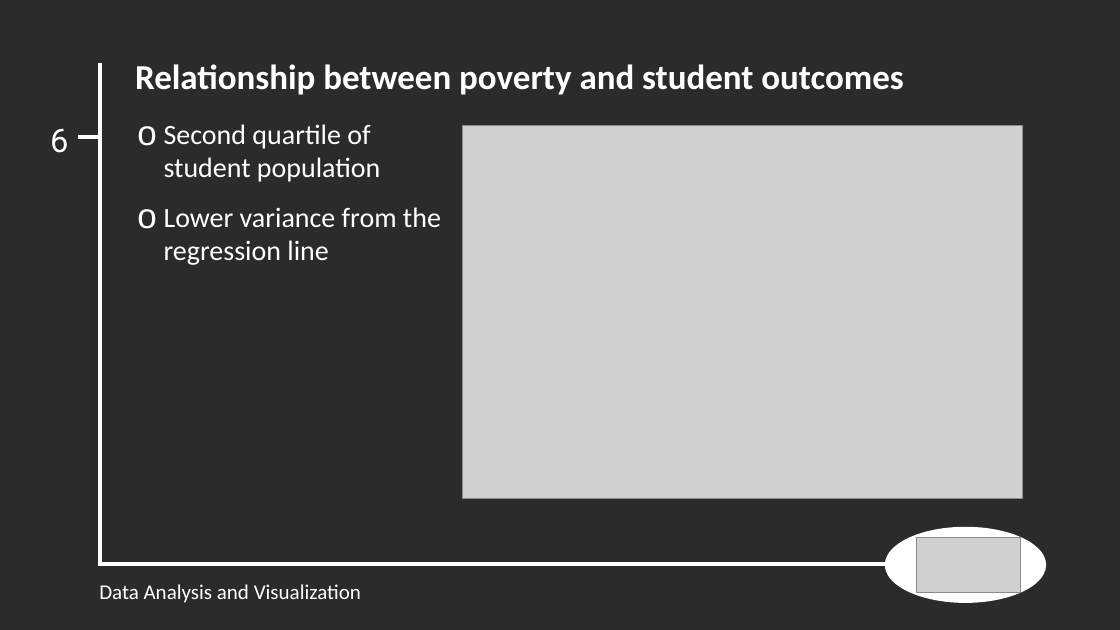
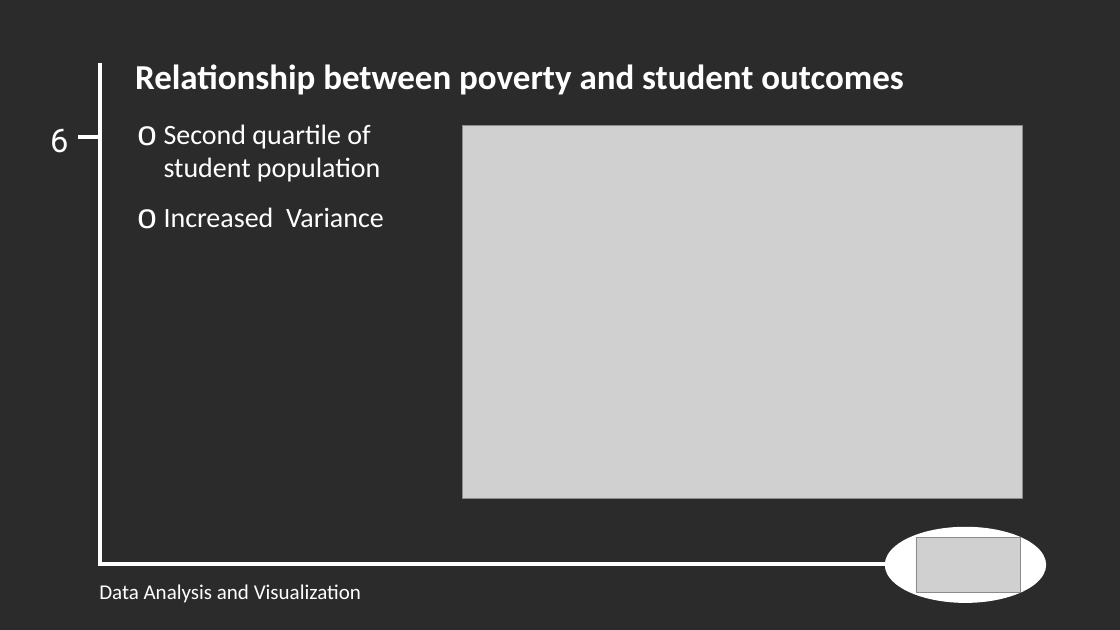
Before and after one commit to schoolperformanceproject/BetterSchools, a slide deck: slide 6 of EdPresentation.pptx. Drawn at 1120x630 pixels with LibreOffice and Linux fonts; fonts in the diff are those of the drawing; grey boxes stand for pictures; background and template pictures are left out; a plain dark background stands for a picture behind light text. Boxes give left, top, right and bottom in pixels: in the first picture for what was removed or moved away, otherwise in the second. Text is boxed around its words. In the diff, an @@ line names an element or a change of style, - is before the commit and + after.

```diff
--- a/EdPresentation.pptx
+++ b/EdPresentation.pptx
@@ text at [164,207,384,227]: text changed @@
-  o Lower variance from the regression line
+  o Increased Variance
```
Also in this commit, not shown: 6 other slides changed, 1 other file.
